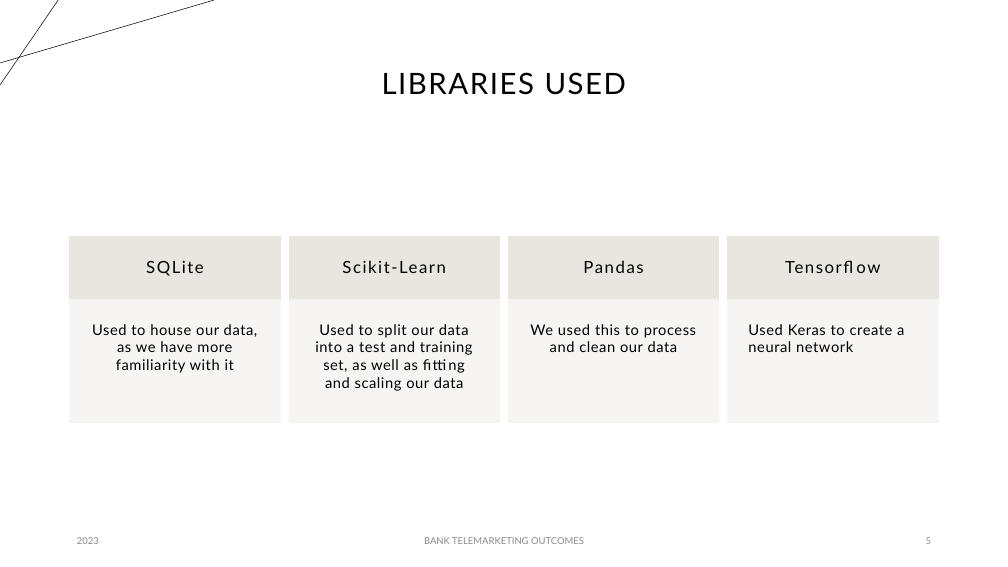
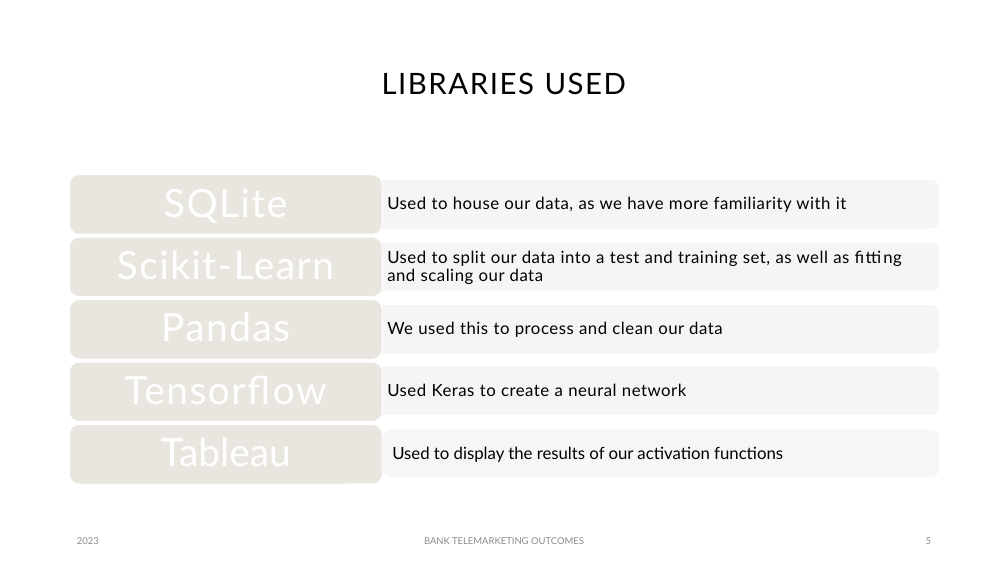
Before and after one commit to panlovelyda/Project-4-Group-8, a slide deck: slide 5 of Project 4.pptx. Drawn at 1008x567 pixels with LibreOffice and Linux fonts; fonts in the diff are those of the drawing. Boxes give left, top, right and bottom in pixels: in the first picture for what was removed or moved away, otherwise in the second. Text is boxed around its words. In the diff, an @@ line names an element or a change of style, - is before the commit and + after.

Commit message:
Final slide update

```diff
--- a/Project 4.pptx
+++ b/Project 4.pptx
@@ line removed from (0, 63) to (214, 0) @@
@@ line removed from (58, 0) to (0, 85) @@
@@ text "Used to house our data, ...": place and size @@
-text "Used to house our data, ..." at box(92, 324, 258, 373)
+text "Used to house our data, ..." at box(387, 196, 847, 212)
@@ text "Used to house our data, ..." at box(387, 196, 847, 212): size 14 to 16 pt; alignment centre to left; list level 1 to 2 in "Used to house our data, ..."; line spacing 1 to 0.9; vertical alignment top to middle @@
@@ text "Used to split our data ...": place and size @@
-text "Used to split our data ..." at box(315, 324, 473, 391)
+text "Used to split our data ..." at box(387, 250, 849, 284)
@@ text "Used to split our data ..." at box(387, 250, 849, 284): size 14 to 16 pt; alignment centre to left; list level 1 to 2 in "Used to split our data ..."; line spacing 1 to 0.9; vertical alignment top to middle @@
@@ group removed at box(70, 237, 938, 422): 8 rectangles, 4 texts @@
-SQLite
-Scikit-Learn
-Pandas
-Tensorflow
@@ text "We used this to process ...": place and size @@
-text "We used this to process ..." at box(530, 324, 696, 352)
+text "We used this to process ..." at box(387, 321, 723, 337)
@@ text "We used this to process ..." at box(387, 321, 723, 337): size 14 to 16 pt; alignment centre to left; line spacing 1 to 0.9; vertical alignment top to middle @@
@@ text "Used Keras to create a ...": place and size @@
-text "Used Keras to create a ..." at box(748, 324, 904, 352)
+text "Used Keras to create a ..." at box(387, 383, 686, 396)
@@ text "Used Keras to create a ..." at box(387, 383, 686, 396): size 14 to 16 pt; line spacing 1 to 0.9; vertical alignment top to middle @@
@@ group added at box(70, 175, 939, 485): 5 rounded rectangles, 4 round same rects @@
@@ rounded rectangle added at box(383, 430, 938, 476), fill #F8F6F4, outline #F8F6F4 1 pt, 16 pt, text #000000 @@
+Used to display the results of our activation functions
```
Also in this commit, not shown: 6 other slides changed, 1 slide added.
